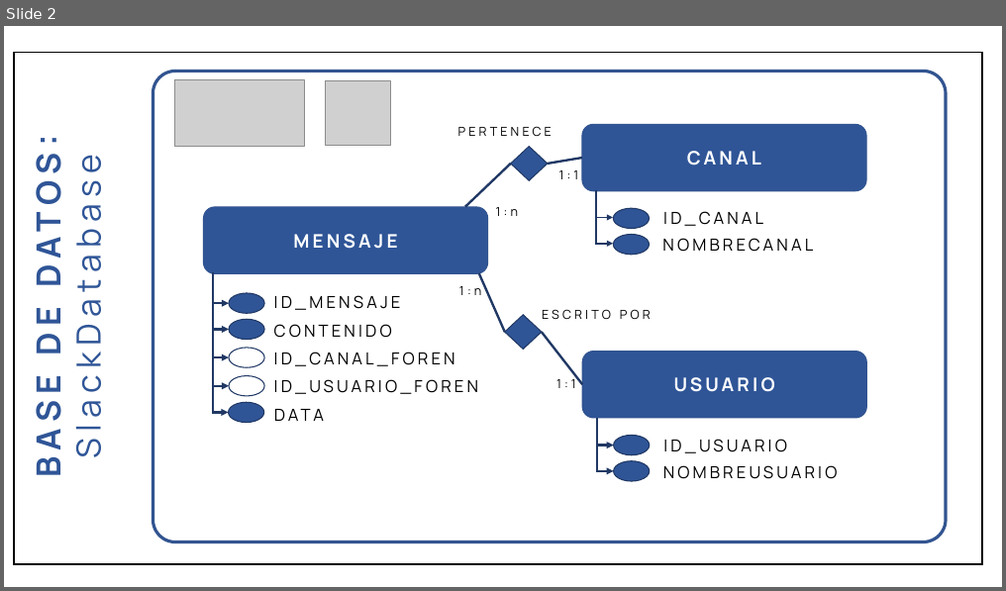
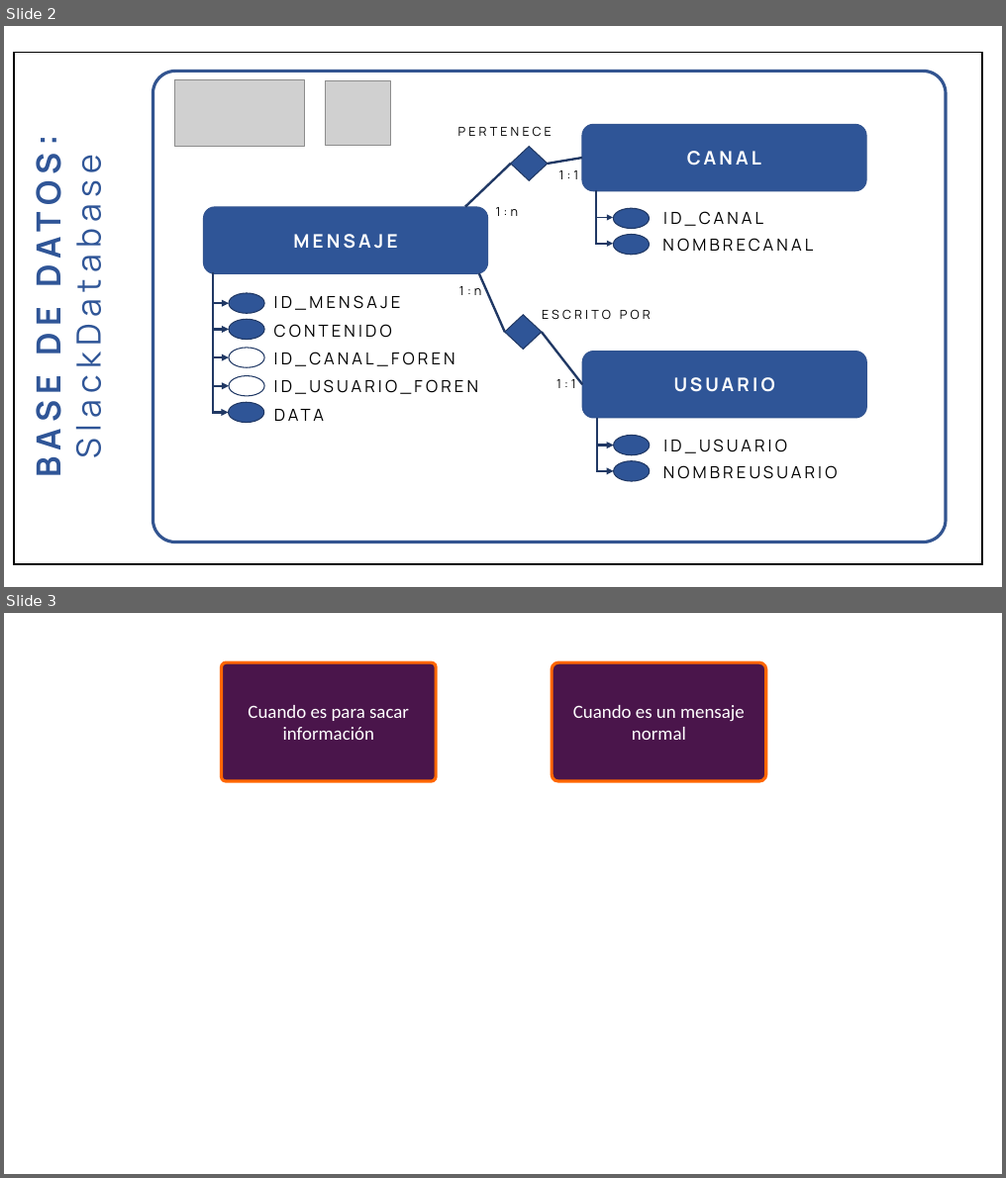
Before and after one commit to SebastianDuranV/TutorialesArquitecturaDeSoftware, a slide deck: Proyecto/ARQUITECTURA.pptx. Shown one above the other, each under a label of ours: slide 2 before the commit, slides 2 and 3 after it. The pictures are 1006x591 and 1006x1178 pixels, drawn with LibreOffice and Linux fonts; fonts in the diff are those of the drawing; grey boxes stand for pictures. Boxes give left, top, right and bottom in pixels: in the first picture for what was removed or moved away, otherwise in the second. Text is boxed around its words. In the diff, an @@ line names an element or a change of style, - is before the commit and + after.

```diff
--- a/Proyecto/ARQUITECTURA.pptx
+++ b/Proyecto/ARQUITECTURA.pptx
@@ slide 3 added at (4,613,1002,1174), background #FFFFFF @@
@@ rounded rectangle added at (221,663,436,781), fill #4A154B, outline #FF6600 3 pt, 18 pt, text #FFFFFF @@
+Cuando es para sacar información
@@ rounded rectangle added at (552,663,767,781), fill #4A154B, outline #FF6600 3 pt, 18 pt, text #FFFFFF @@
+Cuando es un mensaje normal
```
Also in this commit, not shown: 1 slide changed, 10 other files.
